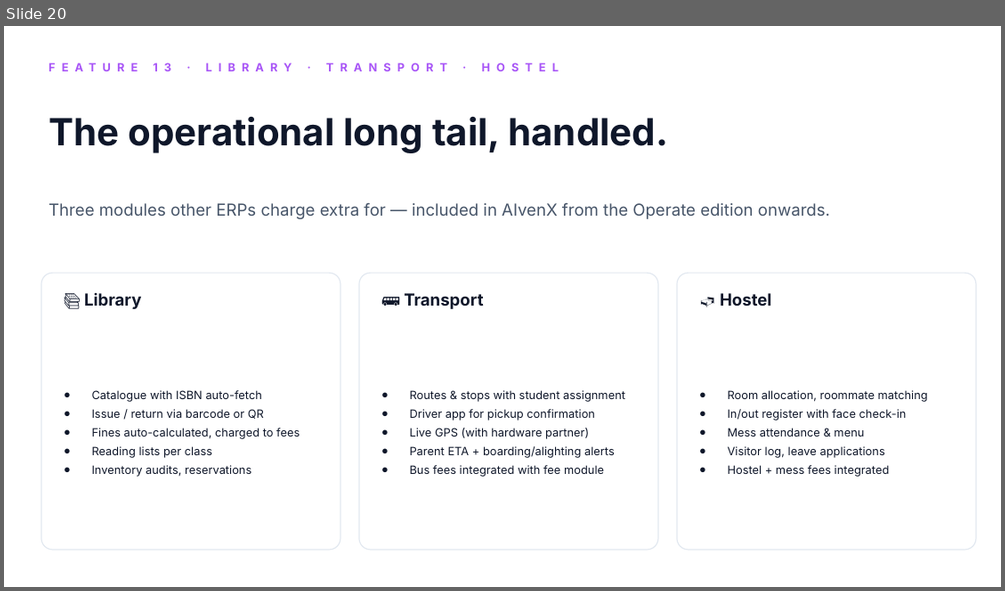
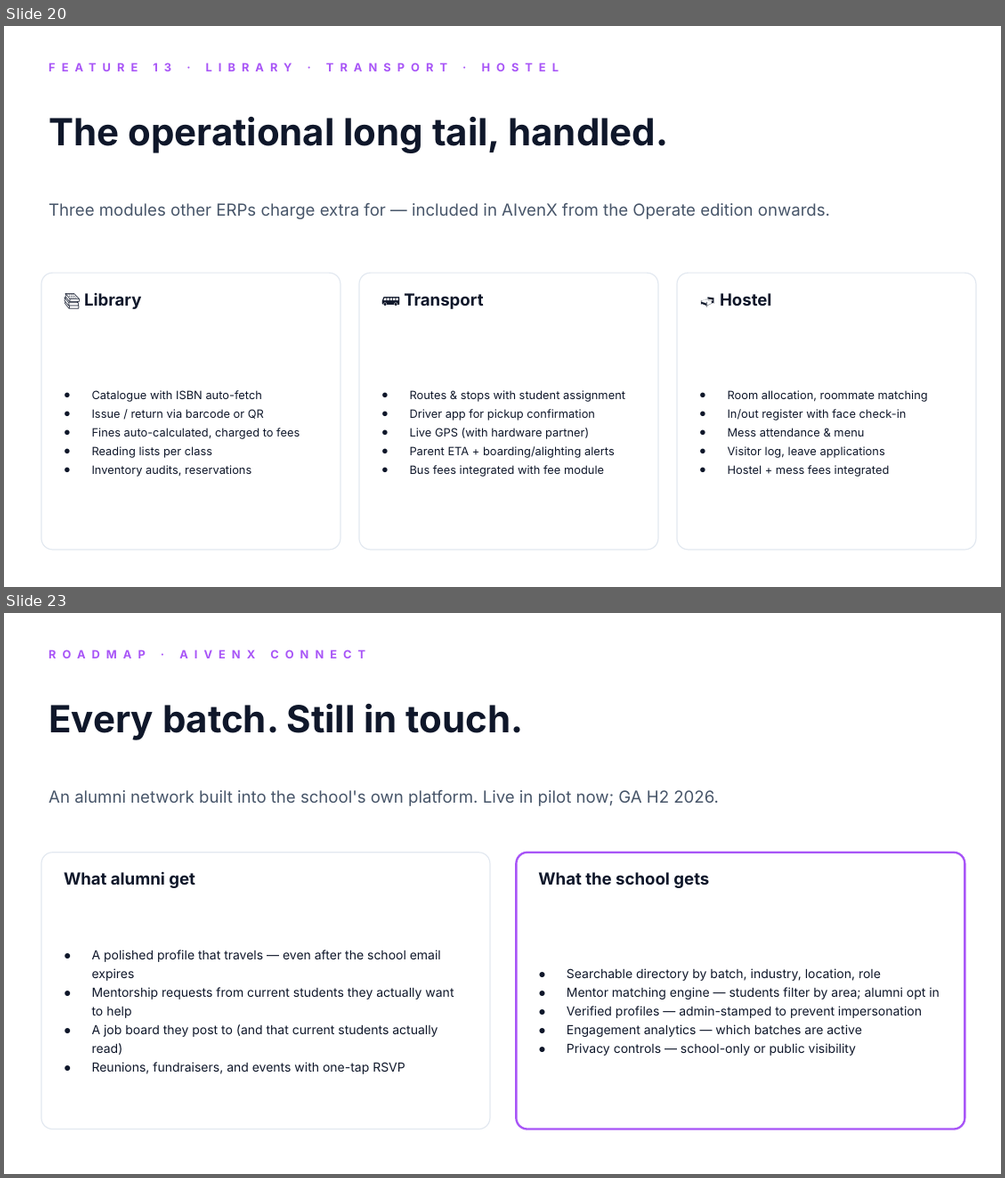
Before and after one commit to priyanknitmn/aivenx, a slide deck: AIvenX-Demo-Deck.pptx. Shown one above the other, each under a label of ours: slide 20 before the commit, slides 20 and 23 after it; the slides between them are not shown. The pictures are 1005x591 and 1005x1178 pixels, drawn with LibreOffice and Linux fonts; fonts in the diff are those of the drawing. Boxes give left, top, right and bottom in pixels: in the first picture for what was removed or moved away, otherwise in the second. Text is boxed around its words. In the diff, an @@ line names an element or a change of style, - is before the commit and + after.

Commit message:
Add Guardian, Connect, Mobile roadmap pillars across landing, brochure, deck

```diff
--- a/AIvenX-Demo-Deck.pptx
+++ b/AIvenX-Demo-Deck.pptx
@@ slide 23 added at (4, 613, 1001, 1174), background #FFFFFF @@
@@ text added at (41, 643, 961, 666), 11 pt, text #A855F7, bold @@
+ROADMAP · AIVENX CONNECT
@@ text added at (48, 703, 524, 740), 36 pt, text #0F172A, bold @@
+Every batch. Still in touch.
@@ text added at (48, 790, 719, 806), 16 pt, text #475569 @@
+An alumni network built into the school's own platform. Live in pilot now; GA H2 2026.
@@ rounded rectangle added at (41, 852, 490, 1129), fill #FFFFFF, outline #E2E8F0 1 pt @@
@@ rounded rectangle added at (517, 852, 965, 1129), fill #FFFFFF, outline #A855F7 2 pt @@
@@ text added at (64, 871, 195, 888), 16 pt, text #0F172A, bold @@
+What alumni get
@@ text added at (538, 872, 709, 888), 16 pt, text #0F172A, bold @@
+What the school gets
@@ text added at (92, 949, 453, 1074), 12 pt, text #0F172A @@
+● A polished profile that travels — even after the school email expires
+● Mentorship requests from current students they actually want to help
+● A job board they post to (and that current students actually read)
+● Reunions, fundraisers, and events with one-tap RSVP
@@ text added at (566, 968, 939, 1055), 12 pt, text #0F172A @@
+● Searchable directory by batch, industry, location, role
+● Mentor matching engine — students filter by area; alumni opt in
+● Verified profiles — admin-stamped to prevent impersonation
+● Engagement analytics — which batches are active
+● Privacy controls — school-only or public visibility
```
Also in this commit, not shown: 1 slide changed, 3 other slides added, 6 other files.
